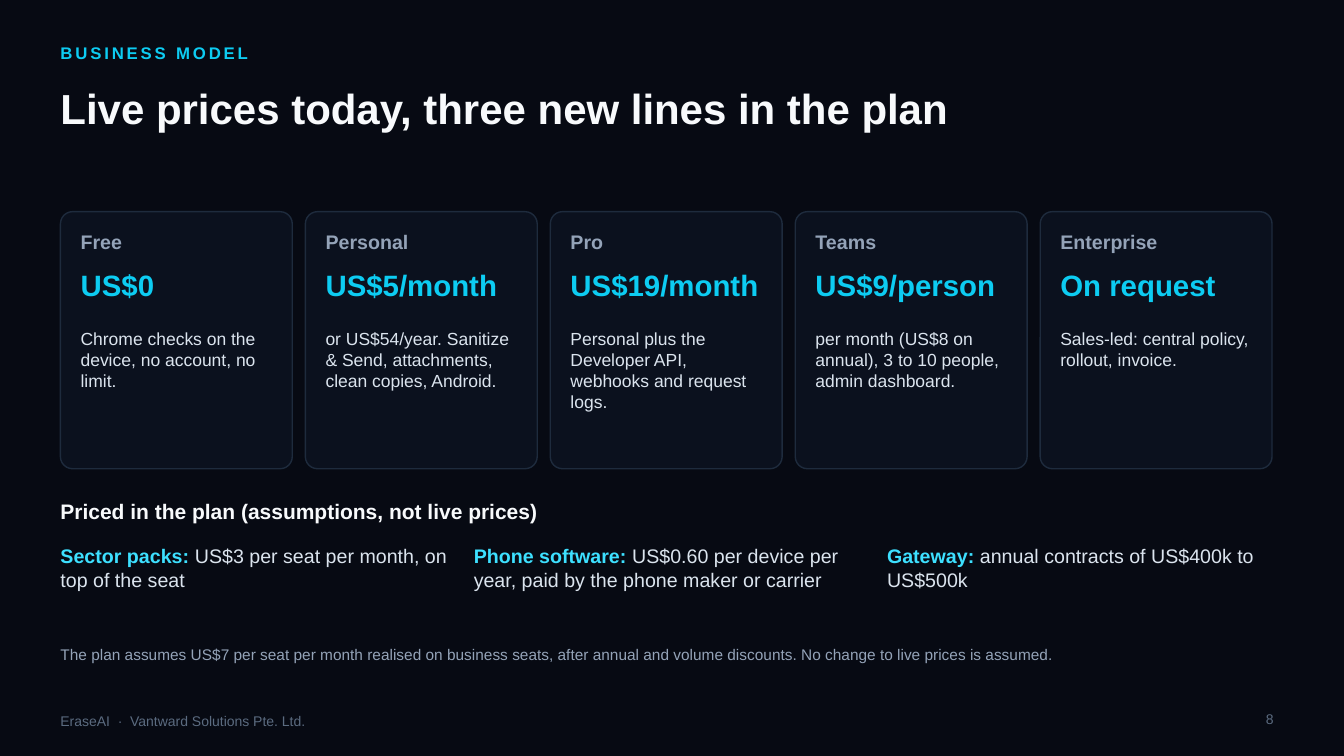
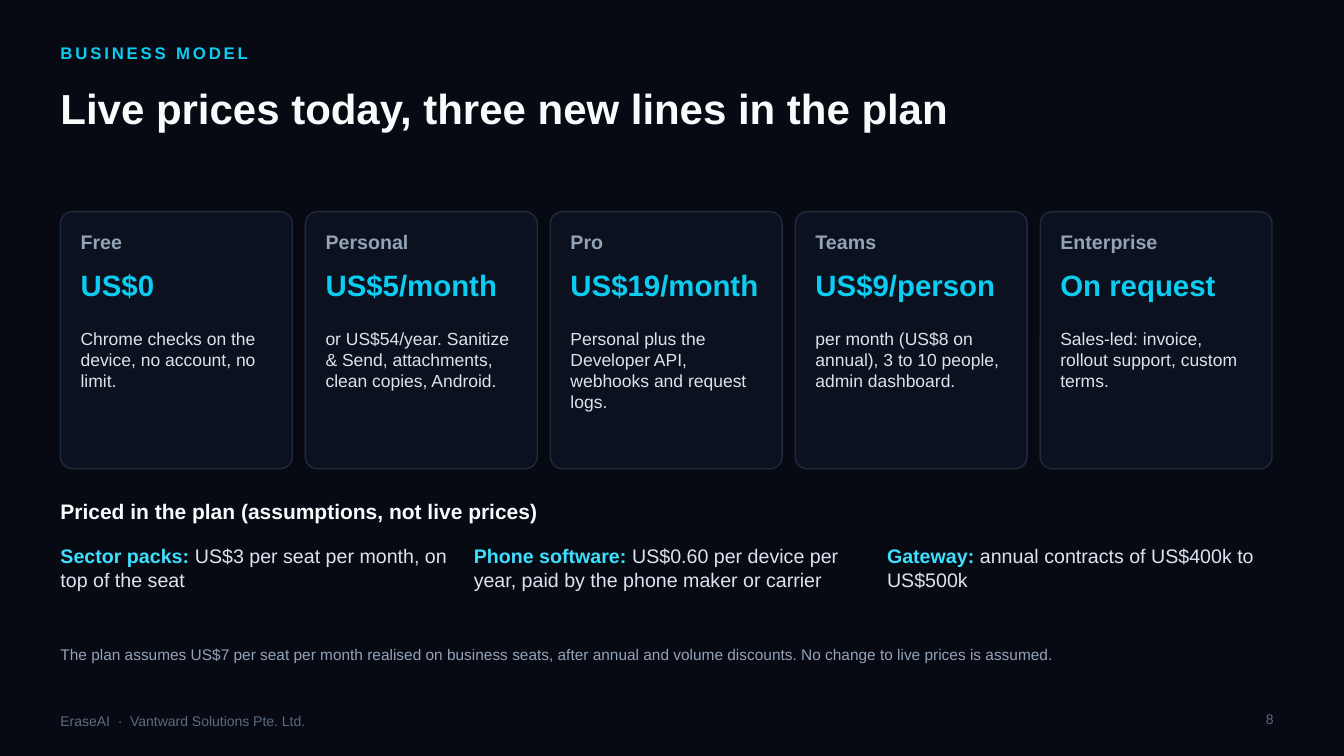
Before and after one commit to shockernburner/Erase-AI, a slide deck: slide 8 of docs/pitch/EraseAI_Investor_Deck_2026.pptx. Drawn at 1344x756 pixels with LibreOffice and Linux fonts; fonts in the diff are those of the drawing; background and template pictures are left out. Boxes give left, top, right and bottom in pixels: in the first picture for what was removed or moved away, otherwise in the second. Text is boxed around its words. In the diff, an @@ line names an element or a change of style, - is before the commit and + after.

```diff
--- a/docs/pitch/EraseAI_Investor_Deck_2026.pptx
+++ b/docs/pitch/EraseAI_Investor_Deck_2026.pptx
@@ text at box(1060, 332, 1237, 387): text changed @@
-Sales-led: central policy, rollout, invoice.
+Sales-led: invoice, rollout support, custom terms.
```
Also in this commit, not shown: 8 other slides changed, 9 other files.
